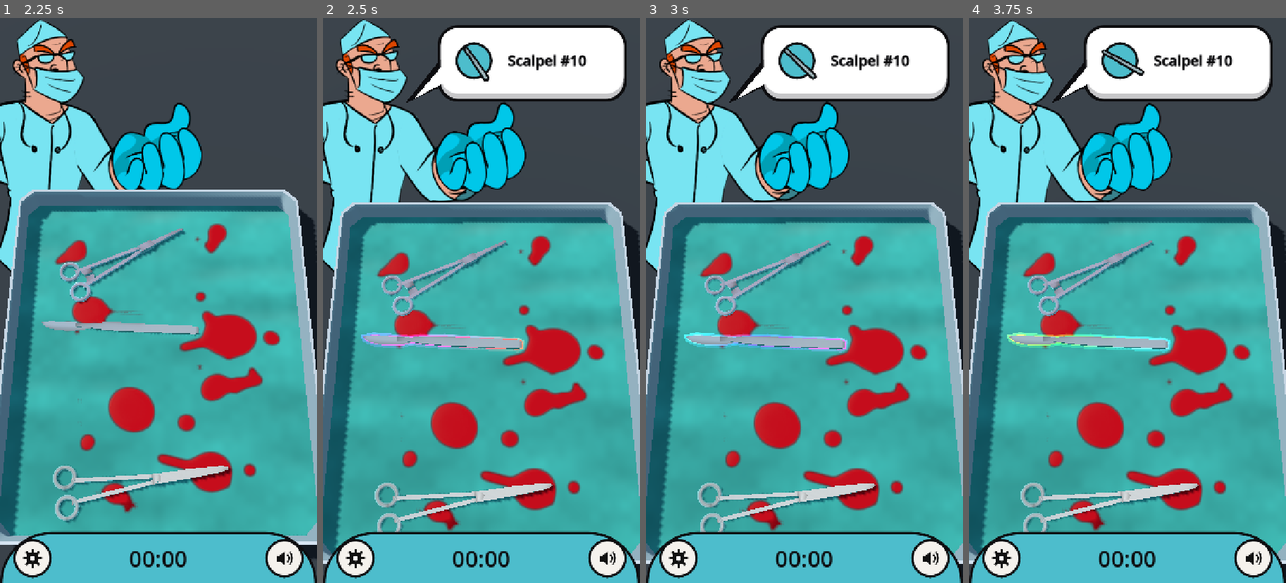
Above: before the commit, frames 1-4 (left to right).
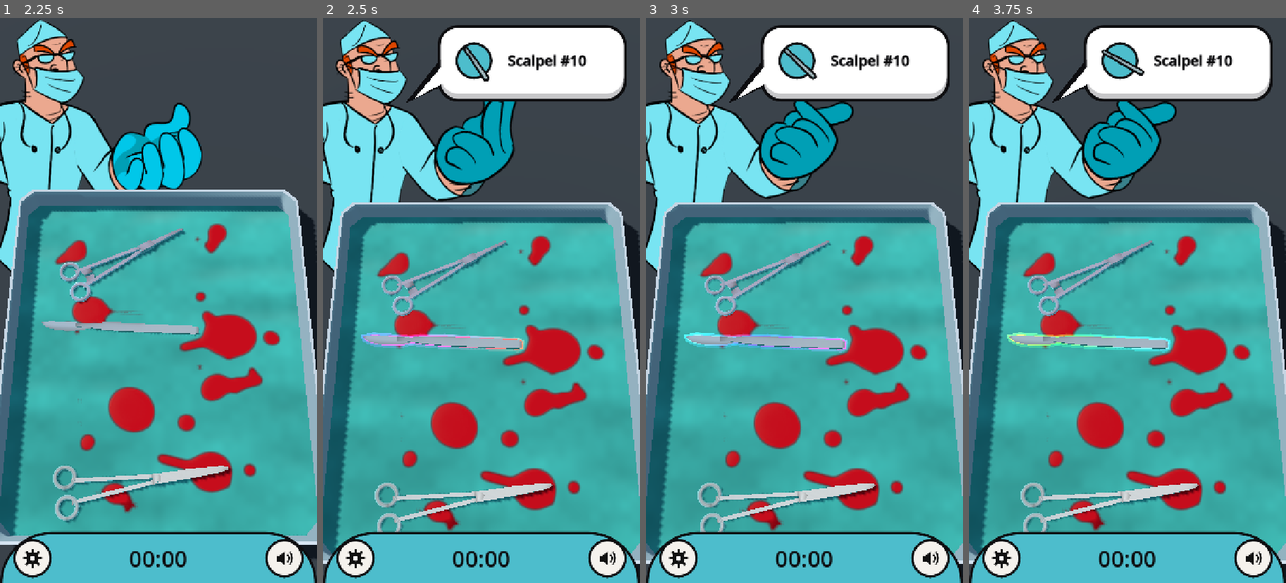
Above: after the commit, the same moments.

Repository: optimisticlucio/untitled-game-jam-game
Game: Godot game, scene res://ui/main_menu.tscn
Same seed, same stepped clock (60 frames per second), same inputs: the game is played once before the commit and once after it.
Inputs (mouse positions are in pixels of both pictures, inside the frame that each line leads up to):
- Up to frame 1 (2.25 s): click "Play" at 0.5 s; click (158, 114) at 1.25 s; tap Enter at 2 s; move the mouse to (228, 272) at 2.02 s; click (228, 272) at 2.17 s
- Up to frame 2 (2.5 s): no input
- Up to frame 3 (3 s): drag from (741, 328) to (788, 413) at 2.77 s
- Up to frame 4 (3.75 s): move the mouse to (1159, 176) at 3.52 s; click (1159, 176) at 3.67 s

Frame 1 is identical in both runs. In frame 2, 4.8% of the frame differs, in the area x 0-65%, y 0-33%; in frame 3, 5.5%, in the area x 0-66%, y 0-33%; in frame 4, 5.2%.

Commit message:
Surgeon snaps his fingers while the hint glows
The level turns Surgeon.impatient on and off with the hint, through a setter
on _hint_shown so the two can't drift apart. _request_next now resets
_hint_shown along with clear_hints() even when the tray's last request is
done, so he doesn't stay impatient through the reshuffle or the result card.

Co-Authored-By: Claude Opus 5.5 <noreply@anthropic.com>

Diff:
--- a/levels/level.gd
+++ b/levels/level.gd
@@ -21,7 +21,11 @@
 var _since_request := 0.0
 ## Starts at infinity: before the first let-go there's nothing to wait for.
 var _since_release := INF
-var _hint_shown := false
+## Whether a hint glows now. The surgeon waits impatiently (finger snaps) for as long.
+var _hint_shown := false:
+	set(value):
+		_hint_shown = value
+		_surgeon.impatient = value
 ## Whether the current request has been hinted yet (the tutorial's first hint
 ## for a request comes at once).
 var _hinted_this_request := false
@@ -37,6 +41,7 @@
 @onready var _design_fov := _camera.fov
 @onready var _tray: Tray = $Tray
 @onready var _grabber: ToolGrabber = $ToolGrabber
+@onready var _surgeon: Surgeon = $Surgeon
 @onready var _request: Control = %Request
 @onready var _preview: ToolPreview = %ToolPreview
 @onready var _preview_circle: Control = %PreviewCircle
@@ -116,12 +121,12 @@
 
 func _request_next() -> void:
 	_grabber.clear_hints()
+	_hint_shown = false
 	if _queue.is_empty():
 		_finish_tray()
 		return
 	_requested = _queue.pop_front()
 	_since_request = 0.0
-	_hint_shown = false
 	_hinted_this_request = false
 	var example: SurgicalTool = _tray.tools().filter(func(t: SurgicalTool) -> bool: return t.id == _requested)[0]
 	_request_name.text = tr(example.display_name)
